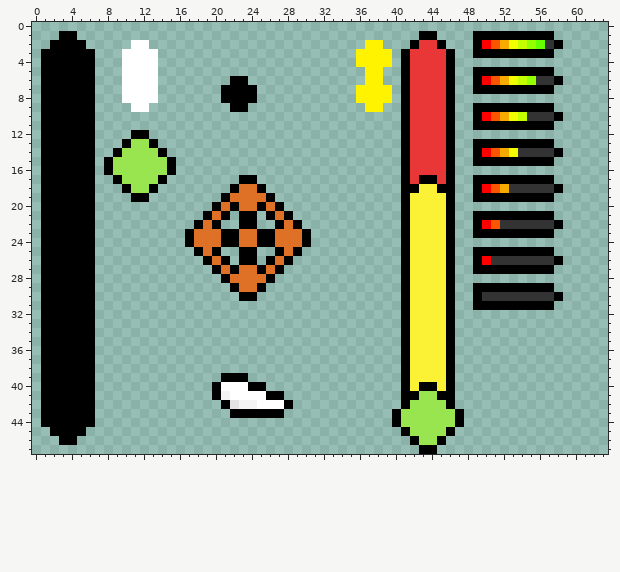
Two versions of one pixel-art sprite, assets/sprites/aim_system1.png. Above: the version before the commit.
The file is 64x48 pixels.
New version:
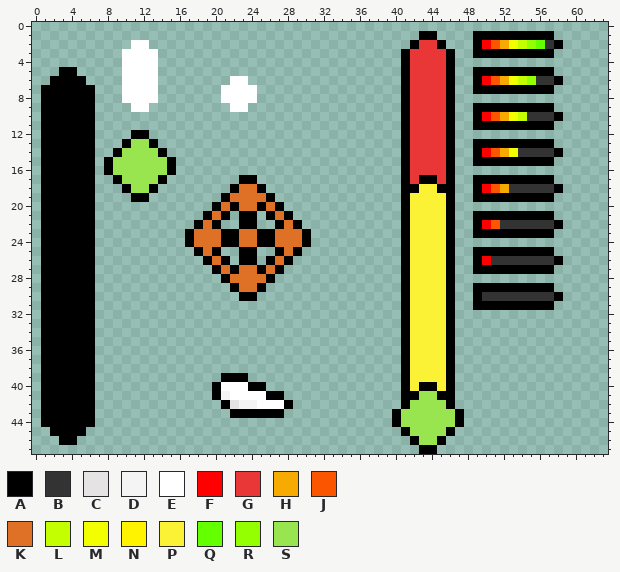
Palette (. is transparent): A #000000  B #333333  C #e5e3e3  D #f4f4f4  E #ffffff  F #ff0000  G #e93636  H #f7aa00  J #fb5500  K #df7126  L #c3ff00  M #f3ff00  N #fff300  P #fbf236  Q #64ff00  R #94ff00  S #99e550
The exact change:
@@ x 0..41 @@
  0 ..........................................
- 1 ...AA.....................................
- 2 ..AAAA.....EE........................NN...
- 3 .AAAAAA...EEEE......................NNNN.A
- 4 .AAAAAA...EEEE......................NNNN.A
- 5 .AAAAAA...EEEE.......................NN..A
- 6 .AAAAAA...EEEE........AA.............NN..A
- 7 .AAAAAA...EEEE.......AAAA...........NNNN.A
- 8 .AAAAAA...EEEE.......AAAA...........NNNN.A
- 9 .AAAAAA....EE.........AA.............NN..A
+ 1 ..........................................
+ 2 ...........EE.............................
+ 3 ..........EEEE...........................A
+ 4 ..........EEEE...........................A
+ 5 ...AA.....EEEE...........................A
+ 6 ..AAAA....EEEE........EE.................A
+ 7 .AAAAAA...EEEE.......EEEE................A
+ 8 .AAAAAA...EEEE.......EEEE................A
+ 9 .AAAAAA....EE.........EE.................A
 10 .AAAAAA..................................A
